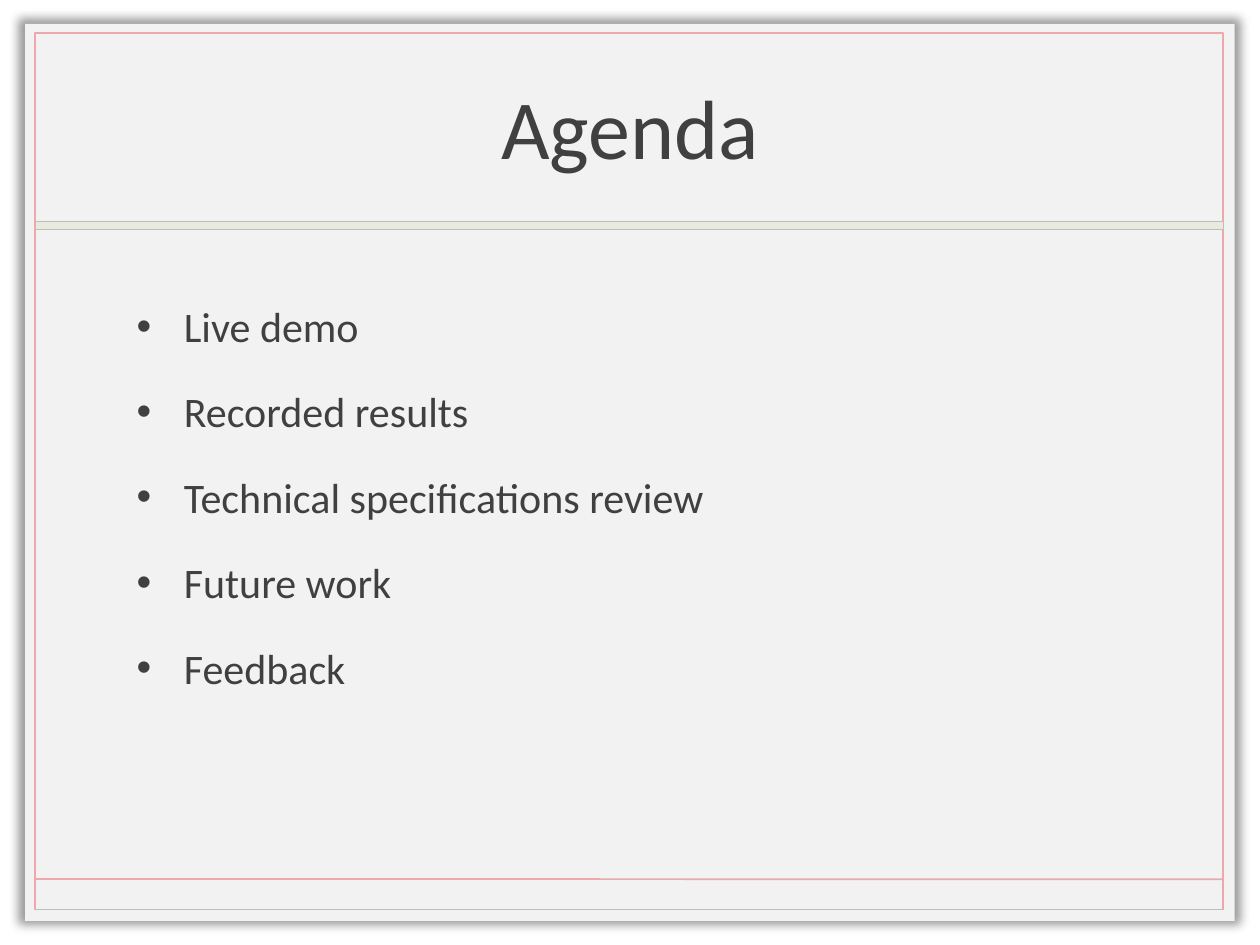
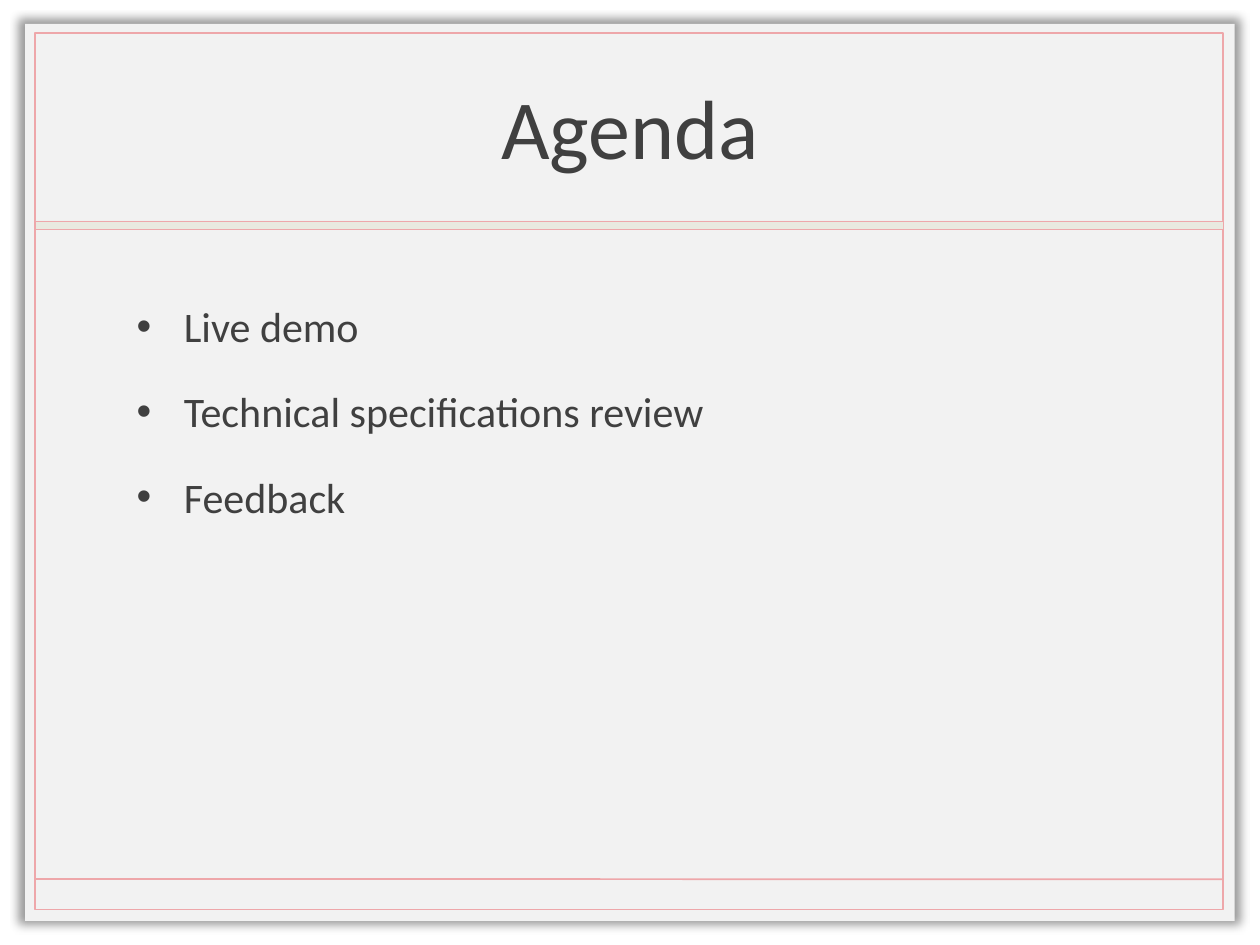
Before and after one commit to griffindunn/ProPANE, a slide deck: slide 2 of Meetings/Panel5/Panel5.pptx. Drawn at 1260x945 pixels with LibreOffice and Linux fonts; fonts in the diff are those of the drawing; background and template pictures are left out. Boxes give left, top, right and bottom in pixels: in the first picture for what was removed or moved away, otherwise in the second. Text is boxed around its words. In the diff, an @@ line names an element or a change of style, - is before the commit and + after.

```diff
--- a/Meetings/Panel5/Panel5.pptx
+++ b/Meetings/Panel5/Panel5.pptx
@@ text at [184, 398, 469, 428]: paragraph removed @@
-• Recorded results
@@ text at [184, 569, 392, 599]: paragraph removed @@
-• Future work
```
Also in this commit, not shown: 1 other slide changed, 6 slides added, 3 slides removed, 6 other files.
